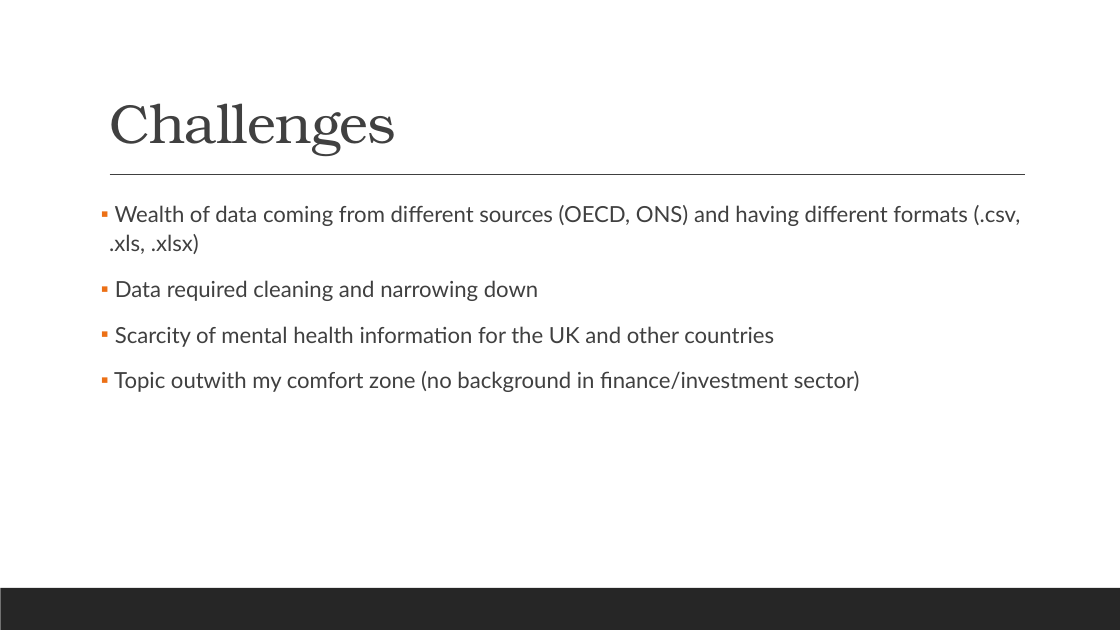
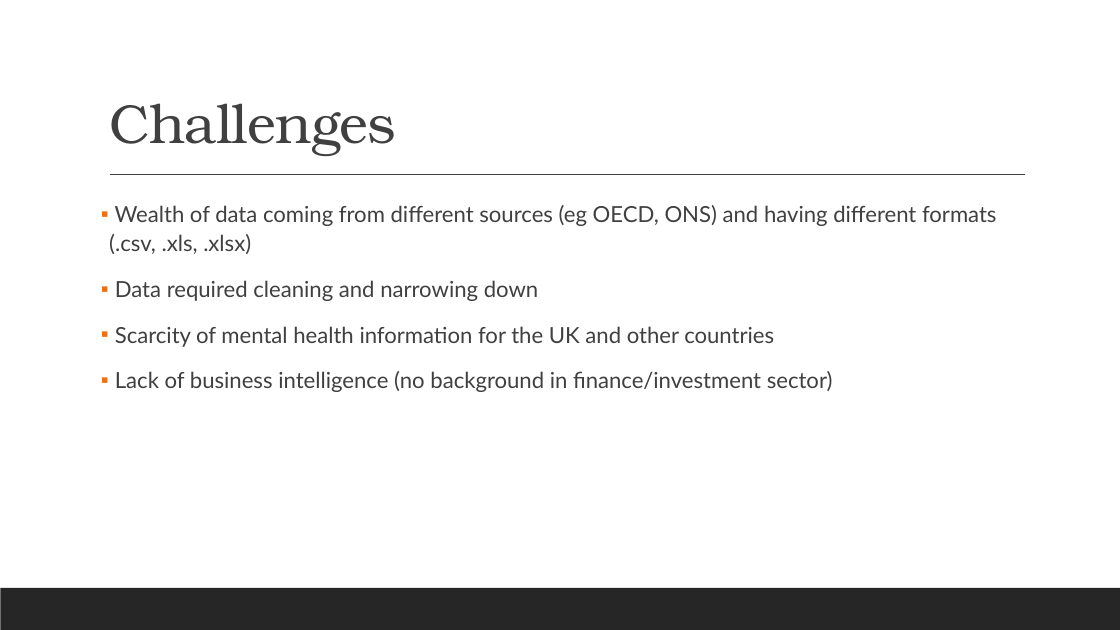
Before and after one commit to JohnHios/final_project, a slide deck: slide 5 of deloitte_investment_project/outputs/Deloitte_Investment_Project_JohnHios.pptx (slide 6 before the commit). Drawn at 1120x630 pixels with LibreOffice and Linux fonts; fonts in the diff are those of the drawing. Boxes give left, top, right and bottom in pixels: in the first picture for what was removed or moved away, otherwise in the second. Text is boxed around its words. In the diff, an @@ line names an element or a change of style, - is before the commit and + after.

```diff
--- a/deloitte_investment_project/outputs/Deloitte_Investment_Project_JohnHios.pptx
+++ b/deloitte_investment_project/outputs/Deloitte_Investment_Project_JohnHios.pptx
@@ text at bbox=[109, 205, 997, 254]: text changed @@
-▪ Wealth of data coming from different sources (OECD, ONS) and having different formats (.csv, .xls, .xlsx)
+▪ Wealth of data coming from different sources (eg OECD, ONS) and having different formats (.csv, .xls, .xlsx)
@@ text at bbox=[115, 371, 833, 392]: text changed @@
-▪ Topic outwith my comfort zone (no background in finance/investment sector)
+▪ Lack of business intelligence (no background in finance/investment sector)
```
Also in this commit, not shown: 6 other slides changed, 2 slides added, 9 slides removed.
